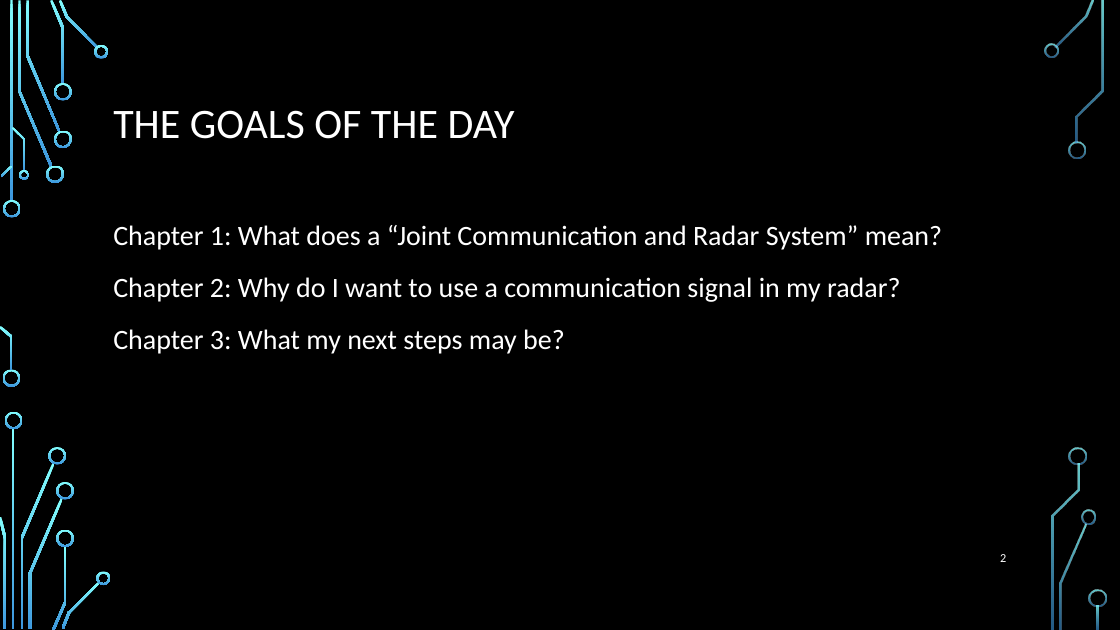
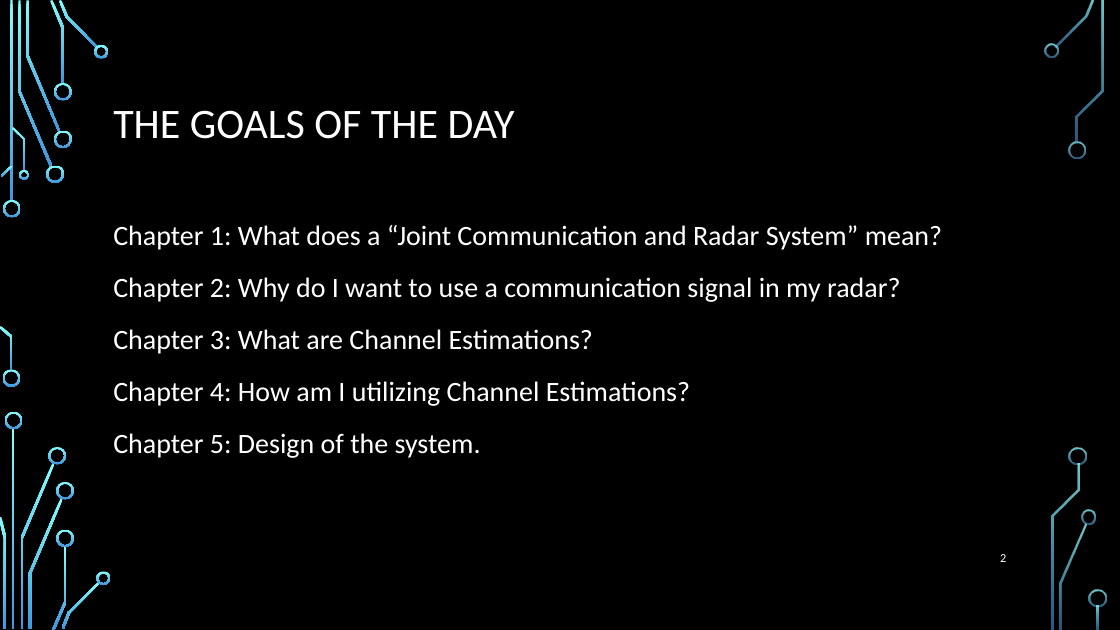
Before and after one commit to roryschram/masters, a slide deck: slide 2 of presentations/SARIG/sarig_rory_schram.pptx. Drawn at 1120x630 pixels with LibreOffice and Linux fonts; fonts in the diff are those of the drawing; background and template pictures are left out. Boxes give left, top, right and bottom in pixels: in the first picture for what was removed or moved away, otherwise in the second. Text is boxed around its words. In the diff, an @@ line names an element or a change of style, - is before the commit and + after.

```diff
--- a/presentations/SARIG/sarig_rory_schram.pptx
+++ b/presentations/SARIG/sarig_rory_schram.pptx
@@ text at box(113, 329, 690, 458): text changed @@
-Chapter 3: What my next steps may be?
+Chapter 3: What are Channel Estimations?
+Chapter 4: How am I utilizing Channel Estimations?
+Chapter 5: Design of the system.
```
Also in this commit, not shown: 4 other slides changed, 7 slides added, 10 slides removed.
